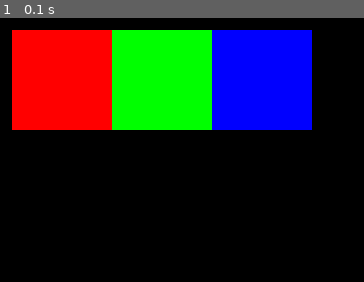
Above: before the commit, frame 1.
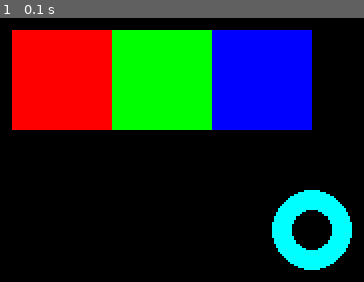
Above: after the commit, the same moment.

Repository: tofutheprogrammer/pygame-practice
Game: pygame game, started from hello.py
Same seed, same stepped clock (60 frames per second), same inputs: the game is played once before the commit and once after it.
Inputs:
- Up to frame 1 (0.1 s): no input

The runs differ from the first frame. In frame 1, 3.8% of the frame differs, in the area x 74-97%, y 65-96%.

Commit message:
Add circle drawing code
I implemented code to draw a cyan circle in the centre of the window.

Diff:
--- a/hello.py
+++ b/hello.py
@@ -12,4 +12,6 @@
 
     pygame.draw.rect(game_window, (0, 0, 255), (200, 100, 50, 50))
 
+    pygame.draw.circle(game_window, (0, 255, 255), (250, 200), 20,10)
+
     pygame.display.update()
